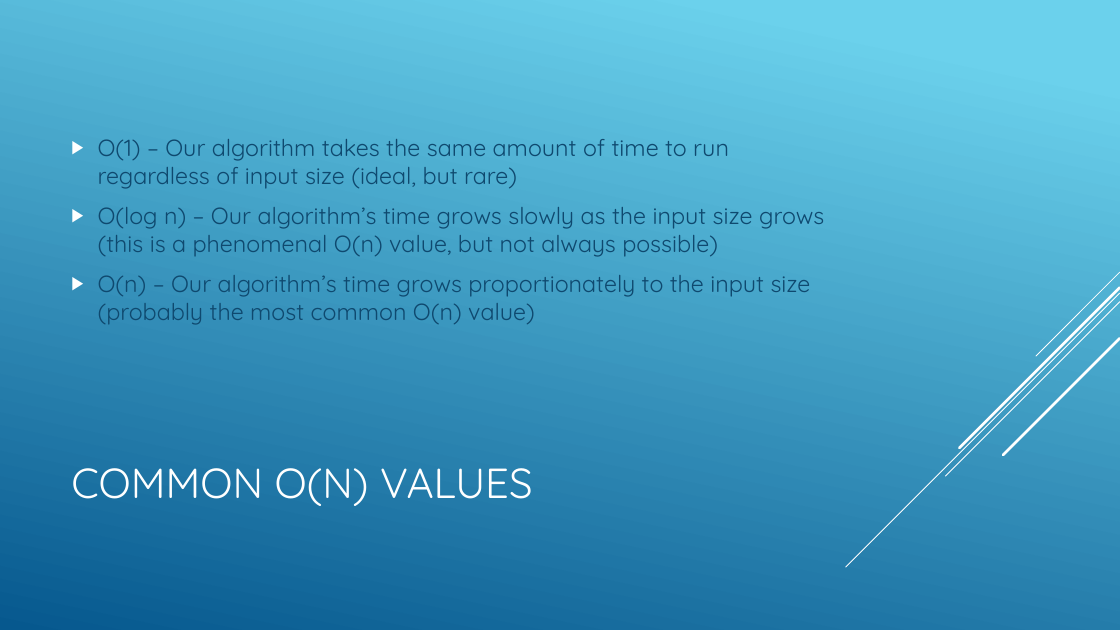
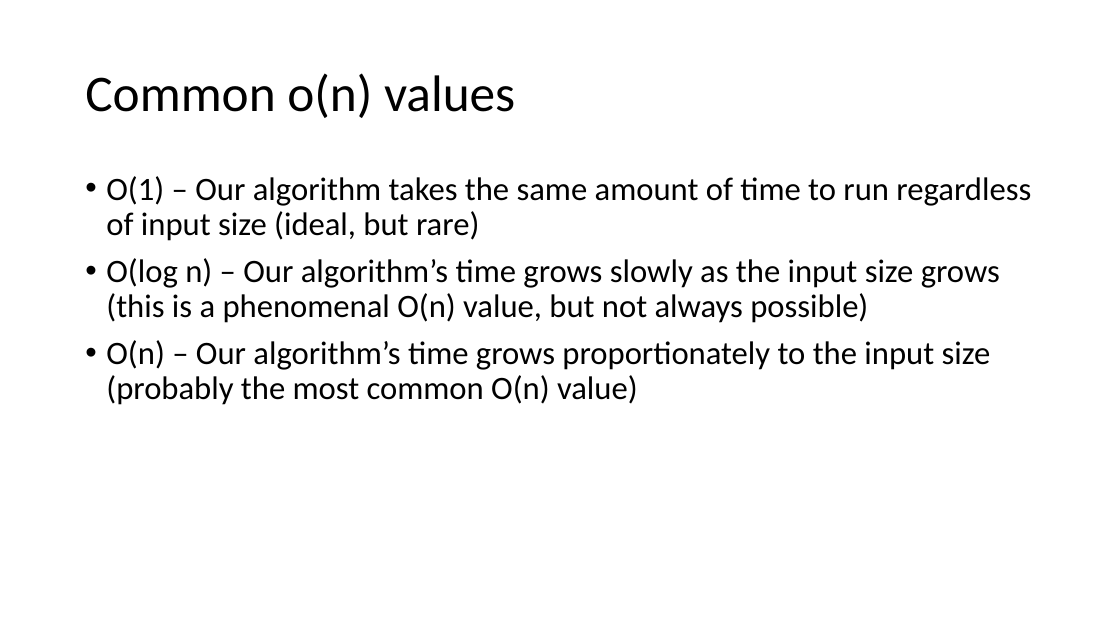
Before and after one commit to YWCANWIL-TechLab/module6-exercises-day1-YaminahAlanis, a slide deck: slide 32 of slides/Module 6 - Logic, Conditions, and Loops.pptx. Drawn at 1120x630 pixels with LibreOffice and Linux fonts; fonts in the diff are those of the drawing. Boxes give left, top, right and bottom in pixels: in the first picture for what was removed or moved away, otherwise in the second. Text is boxed around its words. In the diff, an @@ line names an element or a change of style, - is before the commit and + after.

```diff
--- a/slides/Module 6 - Logic, Conditions, and Loops.pptx
+++ b/slides/Module 6 - Logic, Conditions, and Loops.pptx
@@ background gradient #6ED2EB to #06588E to #FFFFFF @@
@@ title at (85,73,515,118): text changed; size 36 to 44 pt; font Quicksand to Calibri; text colour #FFFFFF to #000000 @@
-COMMON O(N) VALUES
+Common o(n) values
@@ text "O(1) – Our algorithm takes ...": place and size @@
-text "O(1) – Our algorithm takes ..." at (98,139,824,325)
+text "O(1) – Our algorithm takes ..." at (106,176,1031,405)
@@ text "O(1) – Our algorithm takes ..." at (106,176,1031,405): size 20 to 28 pt, font Quicksand to Calibri, text colour #0F496F to #000000; bullet ▶ to •; line spacing 1 to 0.9; vertical alignment middle to top @@
@@ group removed at (846,272,1120,567): 5 lines @@
```
Also in this commit, not shown: 37 other slides changed, 6 other files.
